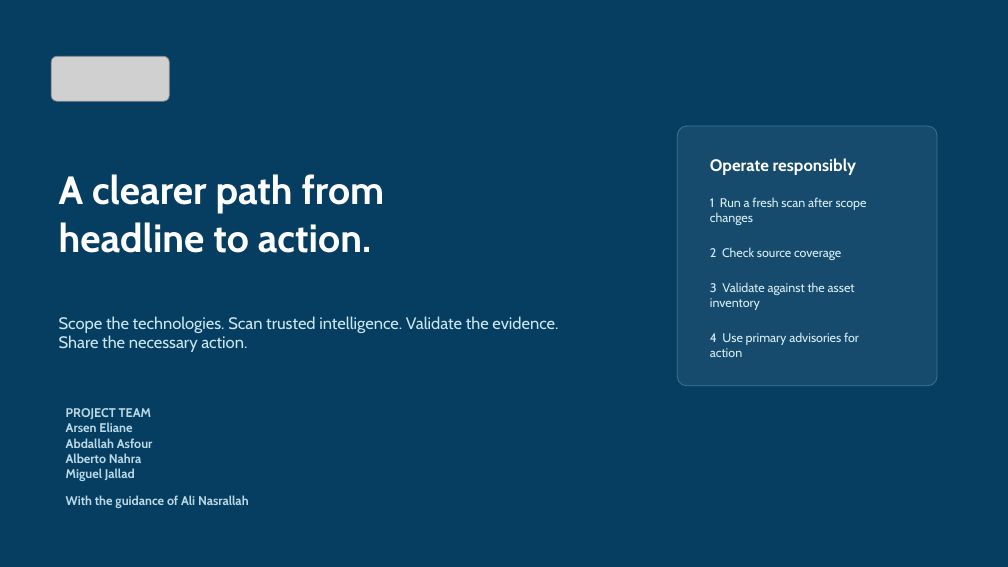
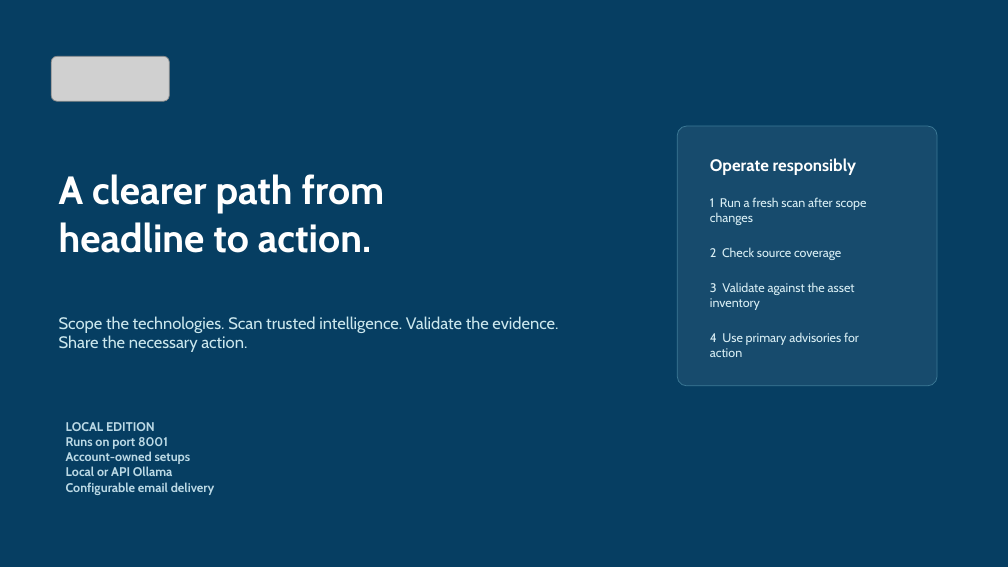
Before and after one commit to arseneliane/my-threatlens, a slide deck: slide 15 of app/static/My-ThreatLens-Presentation.pptx. Drawn at 1008x567 pixels with LibreOffice and Linux fonts; fonts in the diff are those of the drawing; grey boxes stand for pictures. Boxes give left, top, right and bottom in pixels: in the first picture for what was removed or moved away, otherwise in the second. Text is boxed around its words. In the diff, an @@ line names an element or a change of style, - is before the commit and + after.

Commit message:
Create database-backed local edition

```diff
--- a/app/static/My-ThreatLens-Presentation.pptx
+++ b/app/static/My-ThreatLens-Presentation.pptx
@@ text at (66,422,215,495): text changed @@
-PROJECT TEAM
-Arsen Eliane
-Abdallah Asfour
-Alberto Nahra
-Miguel Jallad
-With the guidance of Ali Nasrallah
+LOCAL EDITION
+Runs on port 8001
+Account-owned setups
+Local or API Ollama
+Configurable email delivery
```
Also in this commit, not shown: 14 other slides changed, 21 other files.
